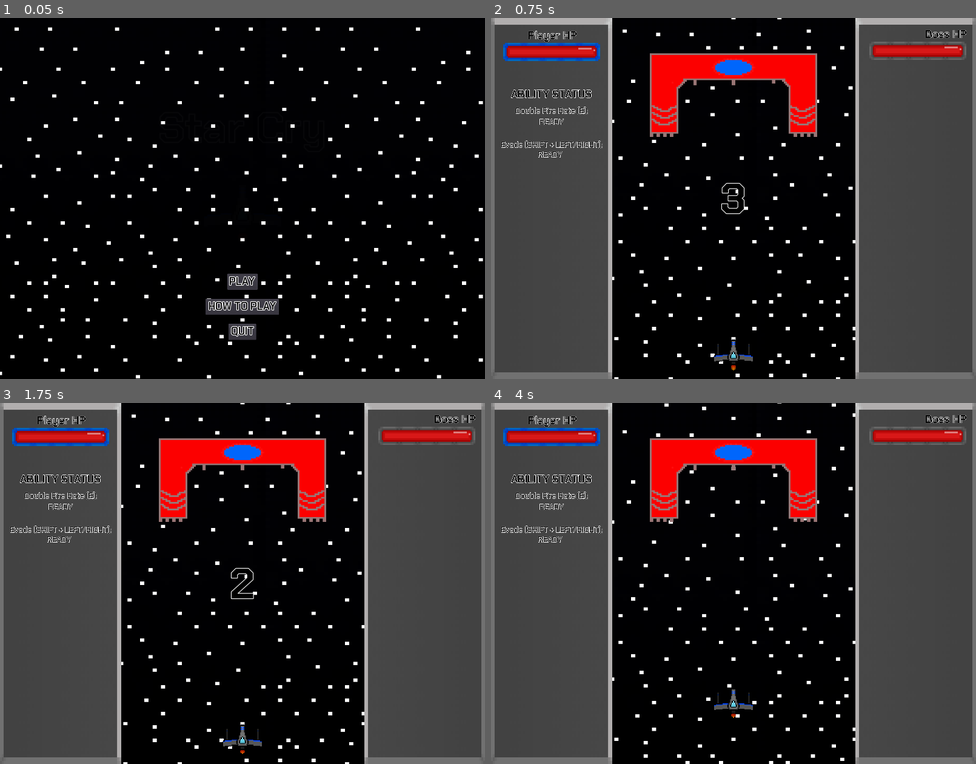
Above: before the commit, frames 1-4 (two rows, left to right).
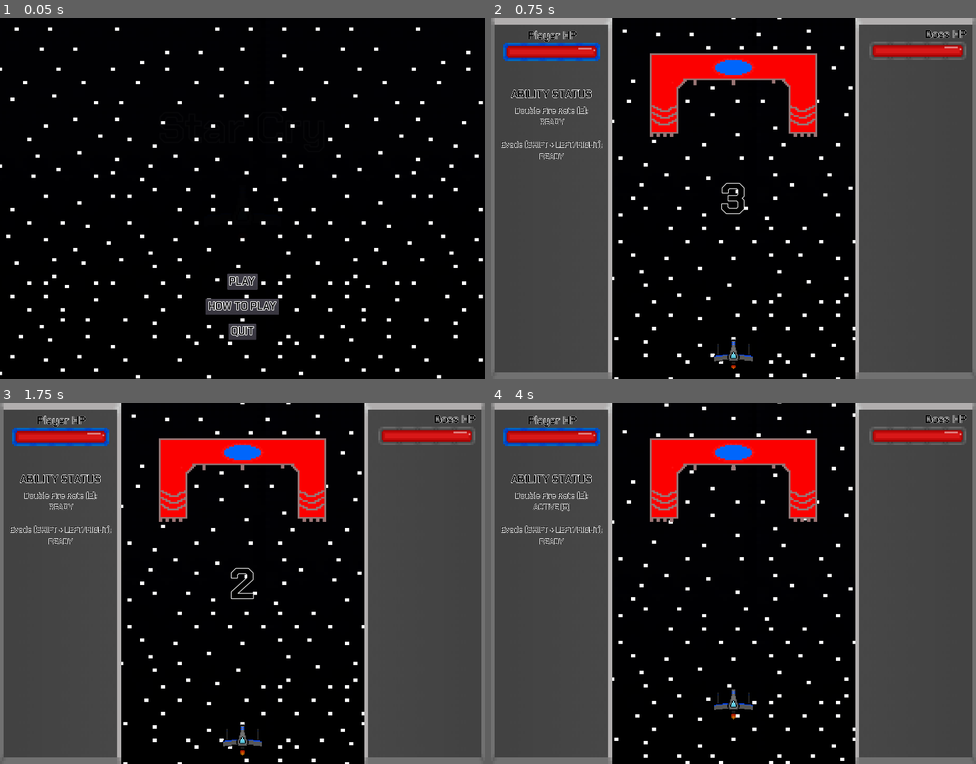
Above: after the commit, the same moments.

Repository: Cecilist/Final-BossFightBulletShooter
Game: Godot game, scene res://Menu/MainMenu.tscn
Same seed, same stepped clock (60 frames per second), same inputs: the game is played once before the commit and once after it.
Inputs:
- Up to frame 1 (0.05 s): no input
- Up to frame 2 (0.75 s): click "PLAY" at 0.5 s
- Up to frame 3 (1.75 s): tap Enter (play_game) at 1.25 s; hold D (move_right) from 1.28 s (still down); hold Shift (dodge) from 1.28 s (still down); tap E (fire_rate_ability) at 1.55 s
- Up to frame 4 (4 s): tap Space (shoot) at 2, 2.3 s; release D (move_right) at 2.03 s; release Shift (dodge) at 2.03 s; hold S (move_down) 2.03-2.78 s; tap E (fire_rate_ability) at 2.1, 3.8 s; hold D (move_right) 2.78-3.53 s; hold Space (shoot) 2.78-3.53 s; tap Shift (dodge) at 3.05, 3.6 s; tap Enter (play_game) at 3.5 s; hold W (move_up) from 3.53 s (still down)

Frame 1 is identical in both runs. In frame 2, 0.2% of the frame differs, in the area x 5-51%, y 24-98%; in frame 3, 0.2%; in frame 4, 0.3%, in the area x 5-51%, y 24-88%.
Error after the commit: Invalid set index 'text' (on base: 'Label') with value of type 'int'. (res://Level/Level.gd:60)

Commit message:
Add fire rate HUD timers

Diff:
--- a/project/HUD/HUD.tscn
+++ b/project/HUD/HUD.tscn
@@ -98,10 +98,10 @@
 }
 
 [node name="FireRateAbilityLabel" type="Label" parent="PlayerHUD"]
-margin_left = -159.77
-margin_top = 371.982
-margin_right = 280.23
-margin_bottom = 434.982
+margin_left = -280.0
+margin_top = 372.0
+margin_right = 399.0
+margin_bottom = 435.0
 custom_fonts/font = SubResource( 3 )
 custom_colors/font_color = Color( 0, 0, 0, 1 )
 text = "Double Fire Rate (E):"
@@ -112,10 +112,10 @@
 }
 
 [node name="FireRateStatusLabel" type="Label" parent="PlayerHUD"]
-margin_left = -15.4597
-margin_top = 438.049
-margin_right = 133.54
-margin_bottom = 501.049
+margin_left = -278.0
+margin_top = 438.0
+margin_right = 400.0
+margin_bottom = 501.0
 custom_fonts/font = SubResource( 4 )
 custom_colors/font_color = Color( 0, 0, 0, 1 )
 text = "READY"
@@ -126,10 +126,10 @@
 }
 
 [node name="EvadeAbilityLabel" type="Label" parent="PlayerHUD"]
-margin_left = -248.546
-margin_top = 575.14
-margin_right = 370.454
-margin_bottom = 638.14
+margin_left = -279.0
+margin_top = 575.0
+margin_right = 400.0
+margin_bottom = 638.0
 custom_fonts/font = SubResource( 5 )
 custom_colors/font_color = Color( 0, 0, 0, 1 )
 text = "Evade (SHIFT + LEFT/RIGHT):"
@@ -140,10 +140,10 @@
 }
 
 [node name="EvadeStatusLabel" type="Label" parent="PlayerHUD"]
-margin_left = -23.0173
-margin_top = 633.167
-margin_right = 125.983
-margin_bottom = 696.167
+margin_left = -282.0
+margin_top = 645.656
+margin_right = 401.0
+margin_bottom = 708.656
 custom_fonts/font = SubResource( 6 )
 custom_colors/font_color = Color( 0, 0, 0, 1 )
 text = "READY"
--- a/project/Level/Level.gd
+++ b/project/Level/Level.gd
@@ -51,11 +51,13 @@
 	if $Player.player_health_percent == 0:
 		show_game_over()
 
-
 	# Displays the boss's remaining health
 	$Overlay/HUD/BossHUD/BossHealth.scale.x = $Boss.boss_health_percent
 	if $Boss.boss_health_percent == 0:
 		show_won_game()
+
+	# Displays the cooldown for the fire rate ability
+	$Overlay/HUD/PlayerHUD/FireRateStatusLabel.text = $Player.fire_rate_cooldown
 
 
 # Pauses the game and brings up the pause menu
--- a/project/Menu/MainMenu.tscn
+++ b/project/Menu/MainMenu.tscn
@@ -113,7 +113,7 @@
 scale = Vector2( 0.5, 0.5 )
 frames = SubResource( 2 )
 animation = "flying"
-frame = 3
+frame = 1
 playing = true
 
 [node name="TitleShipSprite" type="AnimatedSprite" parent="."]
--- a/project/Player/Player.gd
+++ b/project/Player/Player.gd
@@ -9,12 +9,14 @@
 
 var player_health_percent = 100.0
 var ship_paused = true
+var fire_rate_cooldown = 5
 
 var _ship_velocity = Vector2(0,0)
 var _remaining_player_health = player_health
 var _player_invulnerable = false
 var _player_can_shoot = true
 var _fire_rate_ability_ready = true
+var _fire_rate_ability_active = false
 var _can_dodge = true
 
 
@@ -44,6 +46,7 @@
 				_can_dodge = false
 				_player_invulnerable = true
 				$InvulnerabilityTimer.start()
+				$DodgeCooldownTimer.start()
 			else:
 				_ship_velocity.x = player_movement_speed * -1
 		if Input.is_action_pressed("move_right"):
@@ -52,6 +55,7 @@
 				_can_dodge = false
 				_player_invulnerable = true
 				$InvulnerabilityTimer.start()
+				$DodgeCooldownTimer.start()
 			else:
 				_ship_velocity.x = player_movement_speed
 		if Input.is_action_pressed("shoot"):
@@ -73,6 +77,14 @@
 	player_health_percent = _remaining_player_health / player_health
 	player_health_percent = clamp(player_health_percent, 0, 100)
 
+	# Gets the remaining cooldown time for the fire rate ability for the HUD
+	if _fire_rate_ability_ready == false:
+		fire_rate_cooldown = "ON COOLDOWN (" + str(int(ceil($FireRateCooldownTimer.time_left))) + ")"
+	elif _fire_rate_ability_active == true:
+		fire_rate_cooldown = "ACTIVE (" + str(int(ceil($FireRateTimer.time_left))) + ")"
+	else:
+		fire_rate_cooldown = "READY"
+
 
 # Shoots 2 bullets at the same time from the player
 func shoot():
@@ -89,9 +101,12 @@
 	$PlayerShotTimer.start()
 
 
+# Doubles the player's fire rate for the duration of the FireRateTimer
 func _fire_rate_ability():
 	$PlayerShotTimer.wait_time = 0.2
+	_fire_rate_ability_active = true
 	$FireRateTimer.start()
+
 
 # Reduces the player's health if they are hit
 #  and removes the bullets that hit them
@@ -121,6 +136,8 @@
 func _on_FireRateTimer_timeout():
 	$PlayerShotTimer.wait_time = 0.4
 	_fire_rate_ability_ready = false
+	_fire_rate_ability_active = false
+	$FireRateCooldownTimer.start()
 
 
 func _on_FireRateCooldownTimer_timeout():
--- a/project/Player/Player.tscn
+++ b/project/Player/Player.tscn
@@ -42,7 +42,7 @@
 [node name="ExhaustSprite" type="AnimatedSprite" parent="."]
 frames = SubResource( 1 )
 animation = "flying"
-frame = 1
+frame = 2
 playing = true
 
 [node name="ShipSprite" type="AnimatedSprite" parent="."]
--- a/project/project.godot
+++ b/project/project.godot
@@ -143,6 +143,11 @@
 "events": [ Object(InputEventKey,"resource_local_to_scene":false,"resource_name":"","device":0,"alt":false,"shift":false,"control":false,"meta":false,"command":false,"pressed":false,"scancode":16777237,"unicode":0,"echo":false,"script":null)
  ]
 }
+roll={
+"deadzone": 0.5,
+"events": [ Object(InputEventKey,"resource_local_to_scene":false,"resource_name":"","device":0,"alt":false,"shift":false,"control":false,"meta":false,"command":false,"pressed":false,"scancode":16777237,"unicode":0,"echo":false,"script":null)
+ ]
+}
 
 [physics]
 
